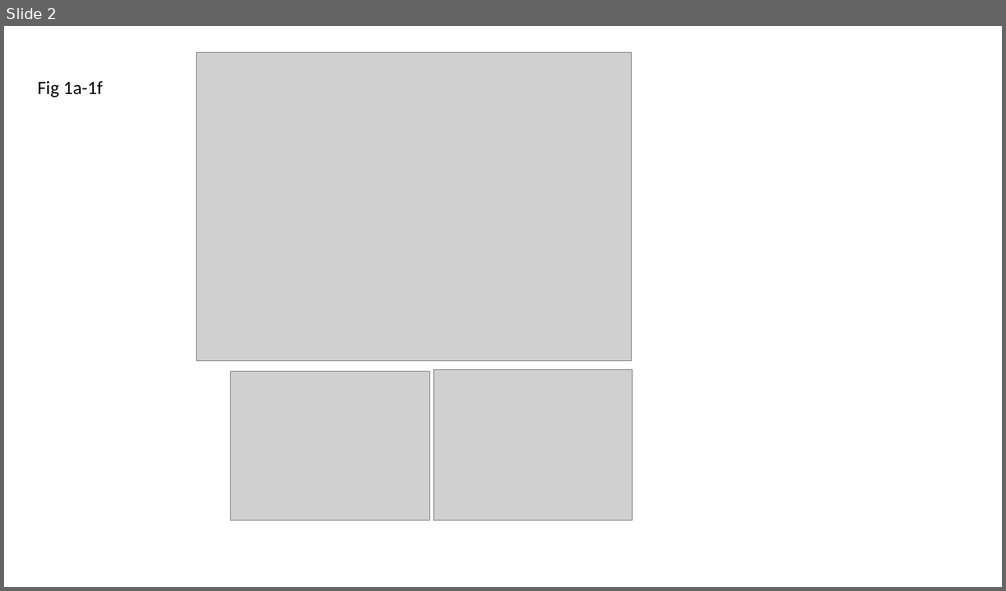
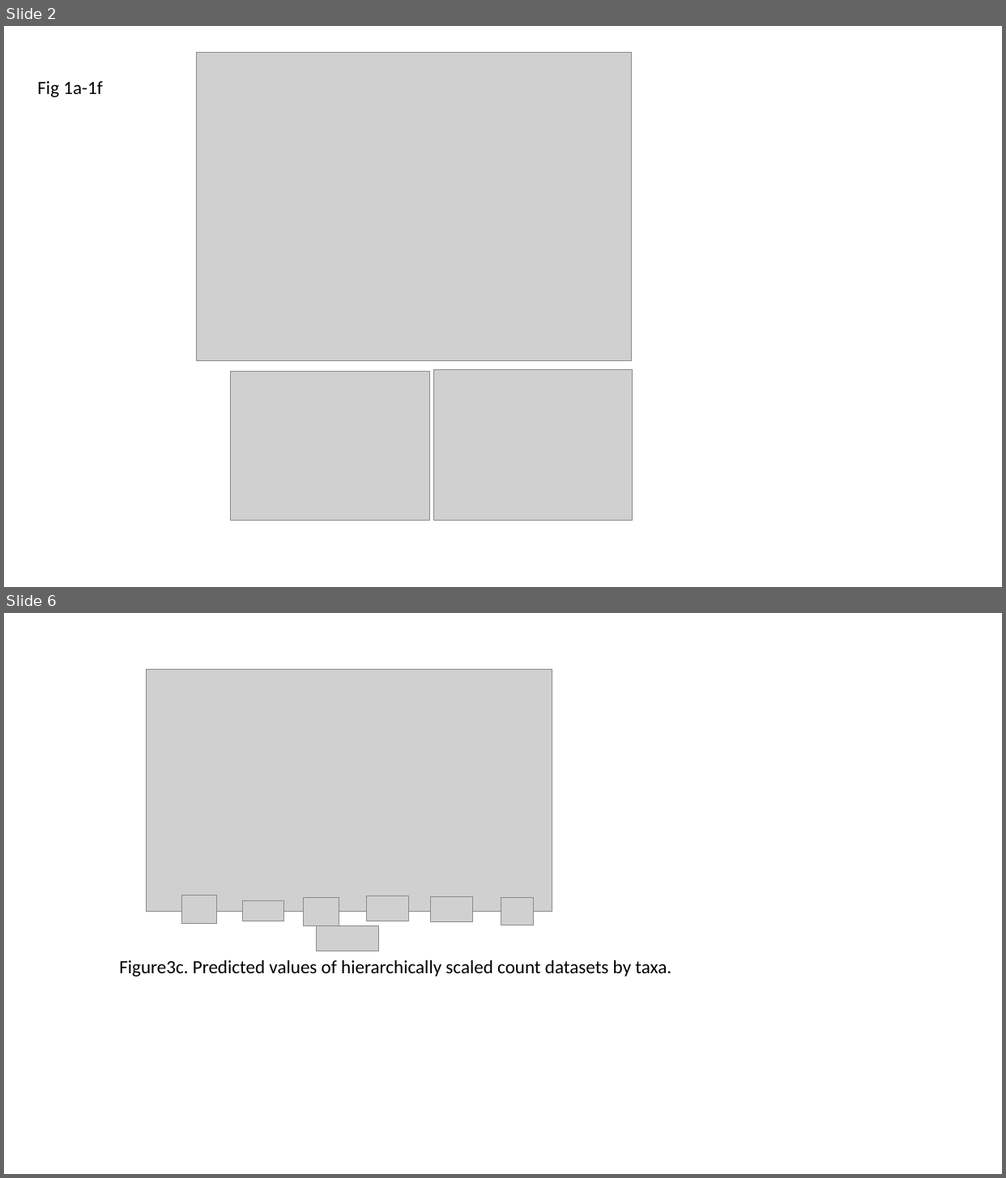
Before and after one commit to hurlbertlab/core-transient, a slide deck: output/plots/Presentation1.pptx. Shown one above the other, each under a label of ours: slide 2 before the commit, slides 2 and 6 after it; the slides between them are not shown. The pictures are 1006x591 and 1006x1178 pixels, drawn with LibreOffice and Linux fonts; fonts in the diff are those of the drawing; grey boxes stand for pictures; background and template pictures are left out. Boxes give left, top, right and bottom in pixels: in the first picture for what was removed or moved away, otherwise in the second. Text is boxed around its words. In the diff, an @@ line names an element or a change of style, - is before the commit and + after.

```diff
--- a/output/plots/Presentation1.pptx
+++ b/output/plots/Presentation1.pptx
@@ slide 6 added at (4, 613, 1002, 1174), background #FFFFFF @@
@@ picture added at (147, 669, 552, 911) @@
@@ group added at (181, 895, 533, 926): 6 pictures @@
@@ picture added at (316, 926, 379, 952) @@
@@ text added at (119, 960, 671, 977), 18 pt, text #000000 @@
+Figure3c. Predicted values of hierarchically scaled count datasets by taxa.
```
Also in this commit, not shown: 2 slides changed, 1 other slide added, 12 other files.
